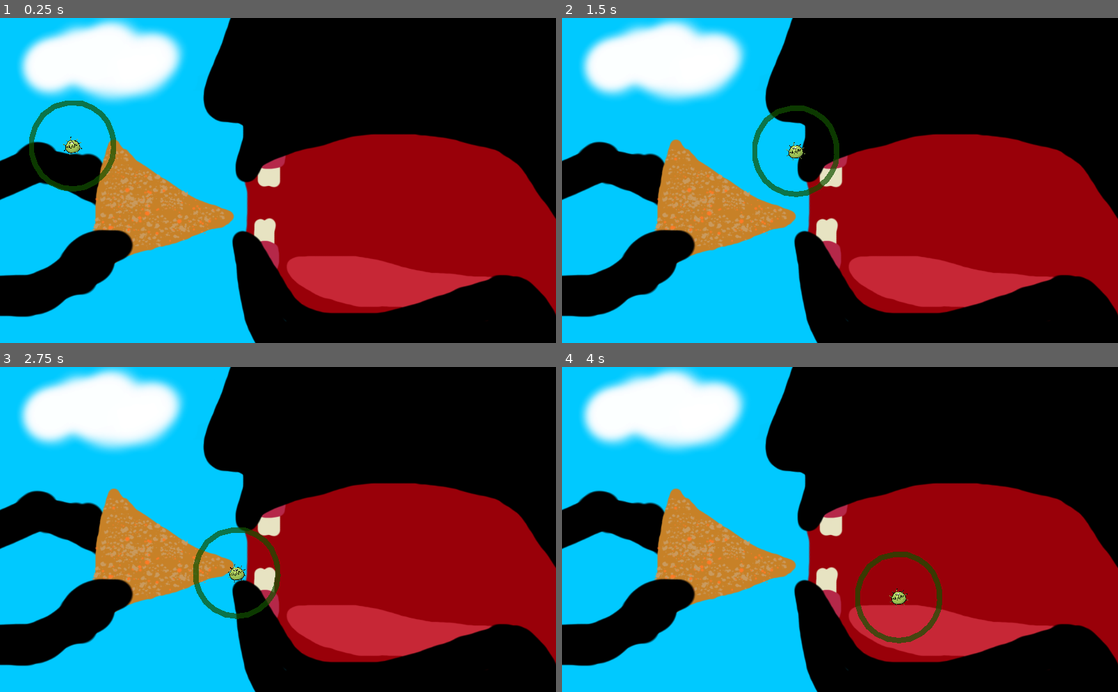
Above: before the commit, frames 1-4 (two rows, left to right).
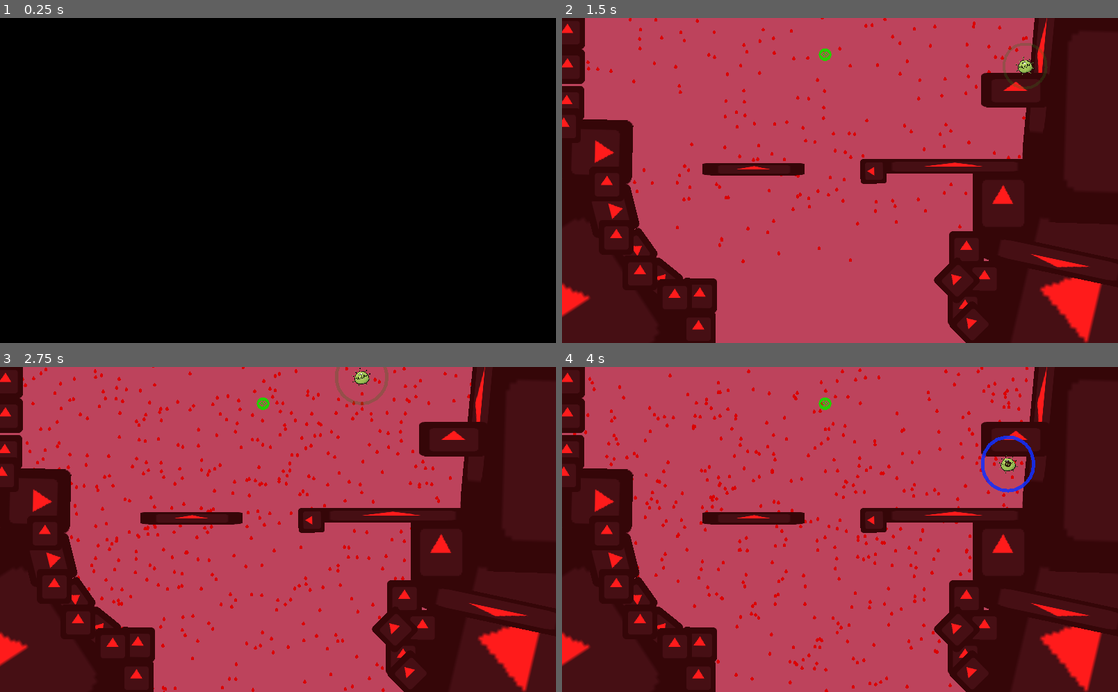
Above: after the commit, the same moments.

Repository: Maxeonyx/game-jam-home-is-where-the-heart-is
Game: Godot game, scene res://HomeScreen.tscn
The game is run twice, just before and just after one commit, with the same random seed, the same clock (stepped at 60 frames per second) and the same inputs. Before the commit the project starts from res://Game.tscn. The engine's default icon, where the game draws it, is replaced by a stand-in: a white triangle on a blue panel in a dark square. Sound files missing from this copy of the repository are replaced by a short silence.
Inputs:
- Up to frame 1 (0.25 s): no input
- Up to frame 2 (1.5 s): tap Enter (start_game, bound only after the commit) at 0.5 s; hold Shift (grab) 0.53-1.28 s; hold Right (move_right) from 0.53 s (still down); tap E (attach) at 0.6 s; tap Space (jump) at 0.77, 1.07 s; tap Shift (grab) at 1.35 s
- Up to frame 3 (2.75 s): tap Space (jump) at 1.52, 1.82, 2.3 s; tap Enter (start_game, bound only after the commit) at 1.55 s; release Right (move_right) at 2.03 s; hold Left (move_left) from 2.03 s (still down); hold Enter (start_game, bound only after the commit) from 2.03 s (still down)
- Up to frame 4 (4 s): release Left (move_left) at 2.78 s; release Enter (start_game, bound only after the commit) at 2.78 s; hold Right (move_right) from 2.78 s (still down); tap Space (jump) at 2.85, 3.02, 3.32, 3.77 s; tap E (attach) at 3.05, 3.6 s; hold Shift (grab) from 3.53 s (still down)

The runs differ from the first frame. In frame 1, 61% of the frame differs, in the area x 0-100%, y 0-100%; in frame 2, 100%; in frame 3, 100%; in frame 4, 100%.

Commit message:
add home screen

Diff:
--- a/Game.tscn
+++ b/Game.tscn
@@ -1,63 +1,58 @@
-[gd_scene load_steps=13 format=2]
+[gd_scene load_steps=12 format=2]
 
 [ext_resource path="res://Game.gd" type="Script" id=1]
-[ext_resource path="res://levels/Mouth.tscn" type="PackedScene" id=2]
-[ext_resource path="res://levels/Asophogus.tscn" type="PackedScene" id=3]
-[ext_resource path="res://levels/Stomach.tscn" type="PackedScene" id=4]
-[ext_resource path="res://levels/Intestines1.tscn" type="PackedScene" id=5]
-[ext_resource path="res://levels/Spleen.tscn" type="PackedScene" id=6]
-[ext_resource path="res://Player.tscn" type="PackedScene" id=7]
-[ext_resource path="res://assets/Comfortaa-Bold.ttf" type="DynamicFontData" id=8]
-[ext_resource path="res://assets/song_20190126_021324_525.mid.ogg" type="AudioStream" id=9]
-[ext_resource path="res://assets/song_20190126_022551_079.mid.ogg" type="AudioStream" id=10]
-[ext_resource path="res://assets/song_20190126_022642_536.mid.ogg" type="AudioStream" id=11]
+[ext_resource path="res://levels/Spleen.tscn" type="PackedScene" id=2]
+[ext_resource path="res://levels/Mouth.tscn" type="PackedScene" id=3]
+[ext_resource path="res://levels/Intestines1.tscn" type="PackedScene" id=4]
+[ext_resource path="res://levels/Stomach.tscn" type="PackedScene" id=5]
+[ext_resource path="res://Player.tscn" type="PackedScene" id=6]
+[ext_resource path="res://assets/Comfortaa-Bold.ttf" type="DynamicFontData" id=7]
+[ext_resource path="res://assets/song_20190126_021324_525.mid.ogg" type="AudioStream" id=8]
+[ext_resource path="res://assets/song_20190126_022551_079.mid.ogg" type="AudioStream" id=9]
+[ext_resource path="res://assets/song_20190126_022642_536.mid.ogg" type="AudioStream" id=10]
 
 [sub_resource type="DynamicFont" id=1]
 
 size = 80
 use_mipmaps = false
 use_filter = false
-font_data = ExtResource( 8 )
+font_data = ExtResource( 7 )
 _sections_unfolded = [ "Font", "Settings" ]
 
-[node name="Game" type="Node" index="0"]
+[node name="Game" type="Node"]
 
 script = ExtResource( 1 )
 
 [node name="Levels" type="Node" parent="." index="0"]
 
-[node name="mouth" parent="Levels" index="0" instance=ExtResource( 2 )]
+[node name="spleen" parent="Levels" index="0" instance=ExtResource( 2 )]
 
-position = Vector2( -2822.05, -920.298 )
+position = Vector2( -61.9004, -750.294 )
 
-[node name="Asophogus" parent="Levels" index="1" instance=ExtResource( 3 )]
+[node name="mouth" parent="Levels" index="1" instance=ExtResource( 3 )]
 
-position = Vector2( -1552.44, -853.158 )
+position = Vector2( -1387.96, -973.425 )
 
-[node name="Stomach" parent="Levels" index="2" instance=ExtResource( 4 )]
+[node name="Intestines1" parent="Levels" index="2" instance=ExtResource( 4 )]
 
-position = Vector2( -112.285, -825.788 )
+position = Vector2( 3389.31, -690.069 )
 
-[node name="Intestines1" parent="Levels" index="3" instance=ExtResource( 5 )]
+[node name="Stomach" parent="Levels" index="3" instance=ExtResource( 5 )]
 
-position = Vector2( 1293.41, -813.965 )
+position = Vector2( 1873.85, -753.261 )
 
-[node name="spleen" parent="." index="1" instance=ExtResource( 6 )]
+[node name="Player" parent="." index="1" instance=ExtResource( 6 )]
 
-position = Vector2( -4582.96, -980.153 )
+position = Vector2( -1447.27, 101.613 )
 
-[node name="Player" parent="." index="2" instance=ExtResource( 7 )]
-
-position = Vector2( -2702.16, -1147.1 )
-
-[node name="death_cooldown" type="Timer" parent="." index="3"]
+[node name="death_cooldown" type="Timer" parent="." index="2"]
 
 process_mode = 1
 wait_time = 1.0
 one_shot = false
 autostart = false
 
-[node name="camera" type="Camera2D" parent="." index="4"]
+[node name="camera" type="Camera2D" parent="." index="3"]
 
 editor/display_folded = true
 position = Vector2( -1437.21, 149.384 )
@@ -109,9 +104,18 @@
 max_lines_visible = -1
 _sections_unfolded = [ "custom_fonts" ]
 
-[node name="music" type="Node" parent="." index="5"]
+[node name="music" type="Node" parent="." index="4"]
 
 [node name="AudioStreamPlayer" type="AudioStreamPlayer" parent="music" index="0"]
+
+stream = ExtResource( 8 )
+volume_db = 0.0
+pitch_scale = 1.0
+autoplay = false
+mix_target = 0
+bus = "Master"
+
+[node name="AudioStreamPlayer2" type="AudioStreamPlayer" parent="music" index="1"]
 
 stream = ExtResource( 9 )
 volume_db = 0.0
@@ -120,7 +124,7 @@
 mix_target = 0
 bus = "Master"
 
-[node name="AudioStreamPlayer2" type="AudioStreamPlayer" parent="music" index="1"]
+[node name="AudioStreamPlayer3" type="AudioStreamPlayer" parent="music" index="2"]
 
 stream = ExtResource( 10 )
 volume_db = 0.0
@@ -128,12 +132,3 @@
 autoplay = false
 mix_target = 0
 bus = "Master"
-
-[node name="AudioStreamPlayer3" type="AudioStreamPlayer" parent="music" index="2"]
-
-stream = ExtResource( 11 )
-volume_db = 0.0
-pitch_scale = 1.0
-autoplay = false
-mix_target = 0
-bus = "Master"
--- /dev/null
+++ b/HomeScreen.gd
@@ -0,0 +1,20 @@
+extends Node
+
+signal start_game
+
+export (Color) var start_modulate
+export (Color) var end_modulate
+
+func _ready():
+	$twee.interpolate_property($TitleScreen, 'modulate', start_modulate, end_modulate, 5, Tween.TRANS_CUBIC, Tween.EASE_IN_OUT)
+	$twee.start()
+	yield(self, 'start_game')
+	get_tree().change_scene('res://Game.tscn')
+
+func _process(delta):
+	if Input.is_action_pressed('start_game'):
+		emit_signal('start_game')
+
+func tween_proxy():
+	yield($twee, "tween_completed")
+	emit_signal('start_game')
--- /dev/null
+++ b/HomeScreen.tscn
@@ -0,0 +1,32 @@
+[gd_scene load_steps=4 format=2]
+
+[ext_resource path="res://HomeScreen.gd" type="Script" id=1]
+[ext_resource path="res://assets/BlackScreen.png" type="Texture" id=2]
+[ext_resource path="res://assets/TitleScreen.png" type="Texture" id=3]
+
+[node name="HomeScreen" type="Node" index="0"]
+
+script = ExtResource( 1 )
+start_modulate = Color( 1, 1, 1, 0 )
+end_modulate = Color( 1, 1, 1, 1 )
+
+[node name="BlackScreen" type="Sprite" parent="." index="0"]
+
+position = Vector2( 513.811, 308.315 )
+texture = ExtResource( 2 )
+
+[node name="TitleScreen" type="Sprite" parent="." index="1"]
+
+position = Vector2( 519.256, 305.243 )
+texture = ExtResource( 3 )
+_sections_unfolded = [ "Visibility" ]
+
+[node name="twee" type="Tween" parent="." index="2"]
+
+repeat = false
+playback_process_mode = 1
+playback_speed = 1.0
+playback/active = false
+playback/repeat = false
+playback/speed = 1.0
+_sections_unfolded = [ "playback" ]
--- a/Player.gd
+++ b/Player.gd
@@ -33,7 +33,8 @@
 	$indicator.reset()
 
 func _ready():
-	sm_rope()
+	#sm_rope()
+	#sm_tween_proxy()
 	reset(position)
 
 func _process(delta):
@@ -43,6 +44,10 @@
 func _physics_process(delta):
 
 	if Input.is_action_just_released('jump'):
+		is_still_jumping = false
+
+	if Input.is_action_just_released('attach'):
+		emit_signal('end_fire', false)
 		is_still_jumping = false
 
 	match movement_mode:
@@ -117,7 +122,7 @@
 func handle_collision(collision):
 	var other = collision.collider
 
-	if Input.is_action_pressed('grab') and is_on_wall():
+	if Input.is_action_pressed('grab') and (is_on_wall() or is_on_floor() or is_on_ceiling()):
 		$indicator.start_discharge()
 		movement_mode = 'grabbed'
 
@@ -141,14 +146,19 @@
 				if nearest_attachment == null or (att.position - position).length() < (nearest_attachment.position - position).length():
 					nearest_attachment = att
 
-		$Tween.interpolate_property($rope, 'endpoint', position, nearest_attachment.position, 0.3, Tween.TRANS_QUAD, Tween.EASE_OUT)
+		$Tween.interpolate_property($rope, 'endpoint', to_global(position), nearest_attachment.to_global(nearest_attachment.position), 0.3, Tween.TRANS_QUAD, Tween.EASE_OUT)
+		$Tween.start()
 		var attached = yield(self, 'end_fire')
+		print('endfire')
 		if attached:
+			print('attached')
 			attachment_point = nearest_attachment.position
 			movement_mode = 'attached'
 		else:
-			$Tween.stop()
+			$Tween.stop($rope)
 			$rope.reset()
+
+
 
 func sm_tween_proxy():
 	while true:
--- a/Player.tscn
+++ b/Player.tscn
@@ -31,7 +31,7 @@
 "values": [ 0.0, 360.0 ]
 }
 
-[node name="Player" type="KinematicBody2D" index="0"]
+[node name="Player" type="KinematicBody2D"]
 
 input_pickable = false
 collision_layer = 1
@@ -42,7 +42,7 @@
 
 [node name="rope" type="Line2D" parent="." index="0"]
 
-points = PoolVector2Array( 0.125359, 0.0137329, 45.2301, -30.5805 )
+points = PoolVector2Array( 0, 0, 45.2301, -30.5805 )
 width = 5.0
 default_color = Color( 0.941406, 0.397156, 0, 1 )
 texture_mode = 164895456
--- a/project.godot
+++ b/project.godot
@@ -11,7 +11,7 @@
 [application]
 
 config/name="Home is where the Heart is"
-run/main_scene="res://Game.tscn"
+run/main_scene="res://HomeScreen.tscn"
 config/icon="res://assets/blood_drop.png"
 
 [display]
@@ -38,6 +38,10 @@
 , Object(InputEventKey,"resource_local_to_scene":false,"resource_name":"","device":0,"alt":false,"shift":false,"control":false,"meta":false,"command":false,"pressed":false,"scancode":69,"unicode":0,"echo":false,"script":null)
 , Object(InputEventJoypadButton,"resource_local_to_scene":false,"resource_name":"","device":0,"button_index":1,"pressure":0.0,"pressed":false,"script":null)
  ]
+start_game=[ Object(InputEventKey,"resource_local_to_scene":false,"resource_name":"","device":0,"alt":false,"shift":false,"control":false,"meta":false,"command":false,"pressed":false,"scancode":16777221,"unicode":0,"echo":false,"script":null)
+, Object(InputEventKey,"resource_local_to_scene":false,"resource_name":"","device":0,"alt":false,"shift":false,"control":false,"meta":false,"command":false,"pressed":false,"scancode":32,"unicode":0,"echo":false,"script":null)
+, Object(InputEventJoypadButton,"resource_local_to_scene":false,"resource_name":"","device":0,"button_index":0,"pressure":0.0,"pressed":false,"script":null)
+ ]
 
 [rendering]
 
--- a/rope.gd
+++ b/rope.gd
@@ -6,8 +6,9 @@
 	reset()
 
 func reset():
-	endpoint = position
+	hide()
+	endpoint = to_global(position)
 
 func _process(delta):
 	points[0] = position
-	points[1] = endpoint
+	points[1] = to_local(endpoint)
